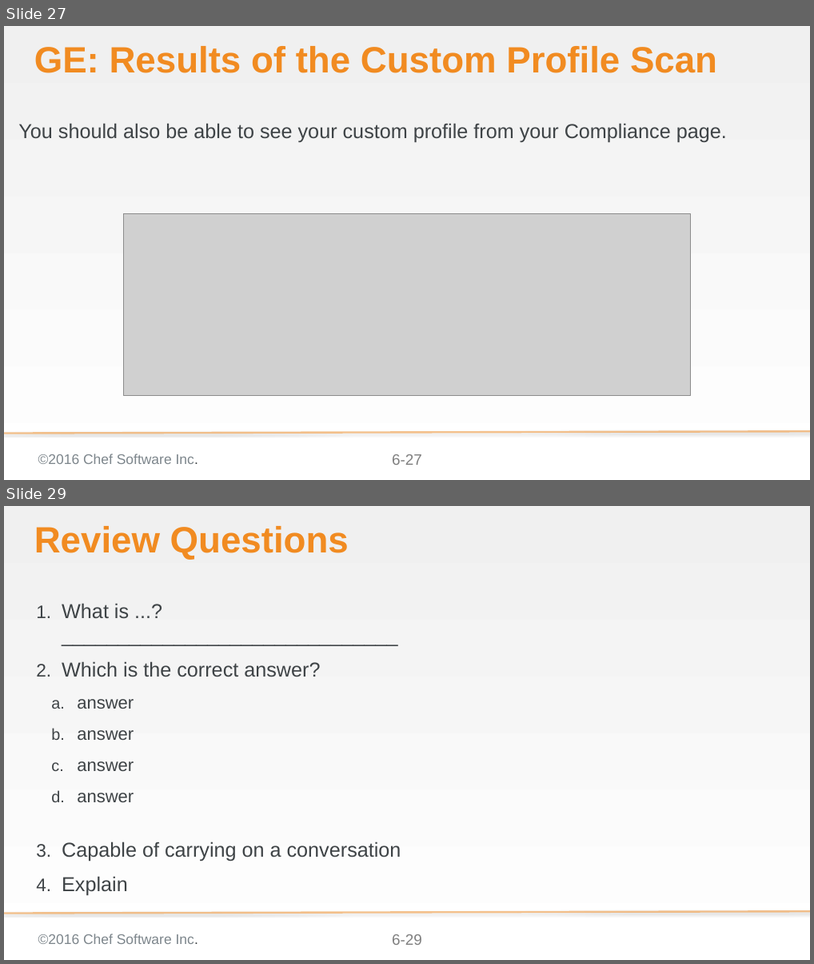
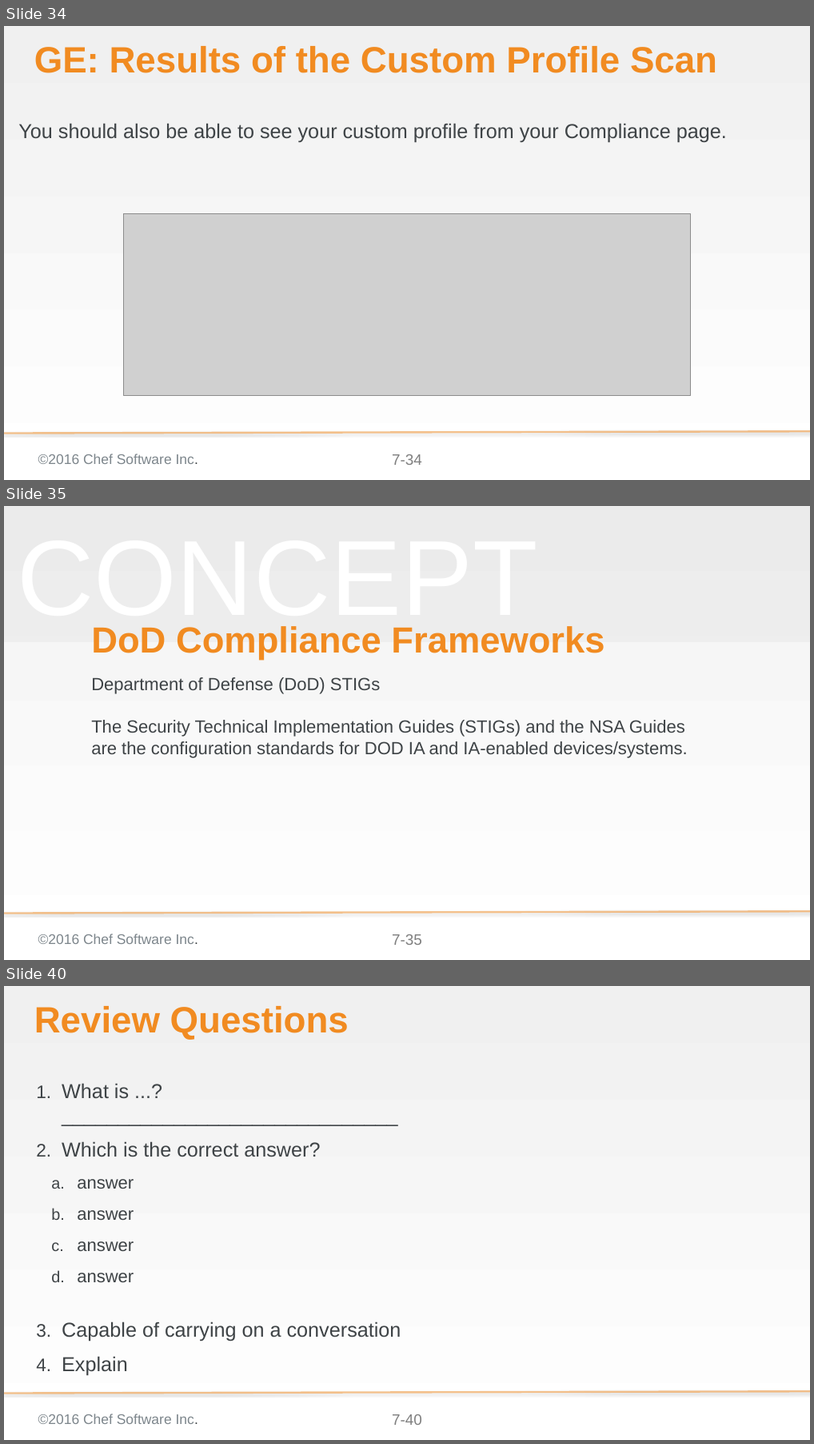
Before and after one commit to bchamby/chef-compliance-installation-configuration-operation, a slide deck: 07-compliance-frameworks-inspec.pptx. Shown one above the other, each under a label of ours: slides 27 and 29 before the commit, slides 34, 35 and 40 after it; the slides between them are not shown. The pictures are 814x964 and 814x1444 pixels, drawn with LibreOffice and Linux fonts; fonts in the diff are those of the drawing; grey boxes stand for pictures; background and template pictures are left out. Boxes give left, top, right and bottom in pixels: in the first picture for what was removed or moved away, otherwise in the second. Text is boxed around its words. In the diff, an @@ line names an element or a change of style, - is before the commit and + after.

```diff
--- a/07-compliance-frameworks-inspec.pptx
+++ b/07-compliance-frameworks-inspec.pptx
@@ slide 35 added at (x1=4, y1=506, x2=810, y2=960), background gradient #F2F2F2 to #FFFFFF; not listed: 3 template elements that a slide beside it also shows @@
@@ rectangle added at (x1=4, y1=506, x2=810, y2=642), fill #D9D9D9 at 25% opacity @@
@@ text added at (x1=17, y1=626, x2=538, y2=634), 169.3 pt, text #F2F2F2 at 50% opacity @@
+CONCEPT
@@ title added at (x1=91, y1=626, x2=605, y2=660), 57.6 pt, text #F18B21, bold @@
+DoD Compliance Frameworks
@@ subtitle added at (x1=91, y1=677, x2=688, y2=758), 28 pt, text #3E4346 @@
+Department of Defense (DoD) STIGs
+The Security Technical Implementation Guides (STIGs) and the NSA Guides are the configuration standards for DOD IA and IA-enabled devices/systems.
@@ what was slide 27 is now slide 34 @@
@@ page number at (x1=392, y1=454, x2=422, y2=464): text changed @@
-6-27
+7-34
@@ what was slide 29 is now slide 40 @@
@@ page number at (x1=392, y1=1414, x2=422, y2=1424): text changed @@
-6-29
+7-40
```
Also in this commit, not shown: 8 slides changed, 12 other slides added, 2 slides removed.
